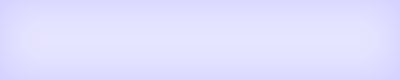
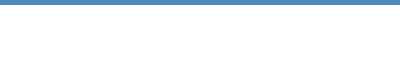
Layer changes from the first 400×80 image to the second:
added layer "Rectangle 1" above "Livros" over [0, 0, 400, 5]
renamed "Layer 0" to "Layer 1", hid it, painted on it over [0, 0, 400, 80]
